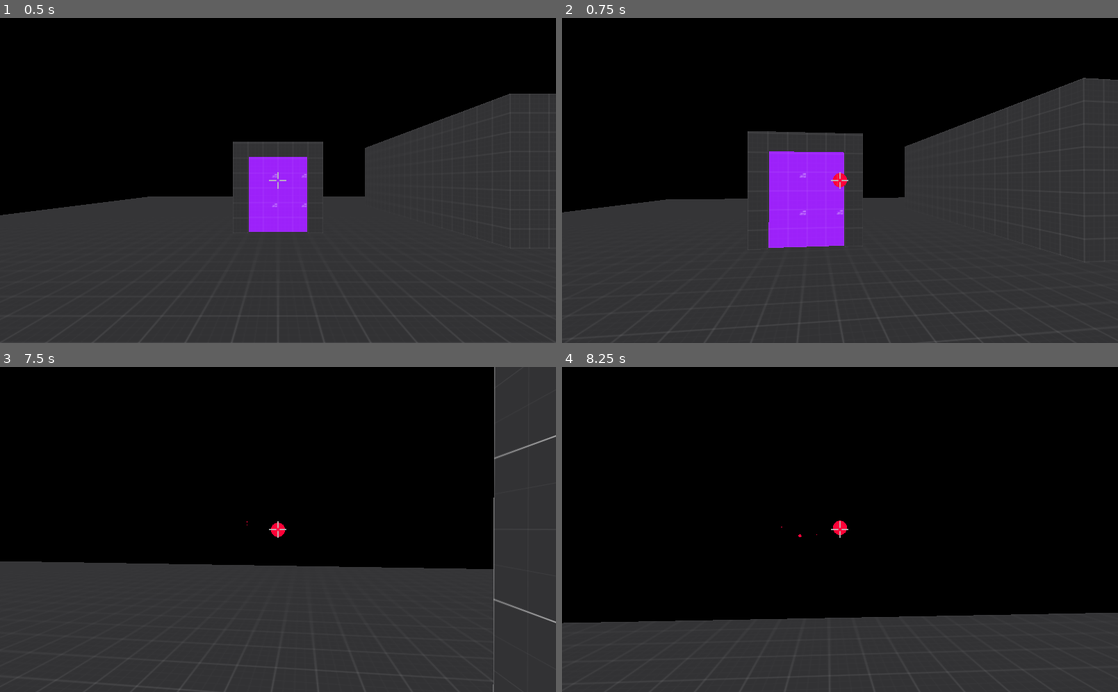
Above: before the commit, frames 1-4 (two rows, left to right).
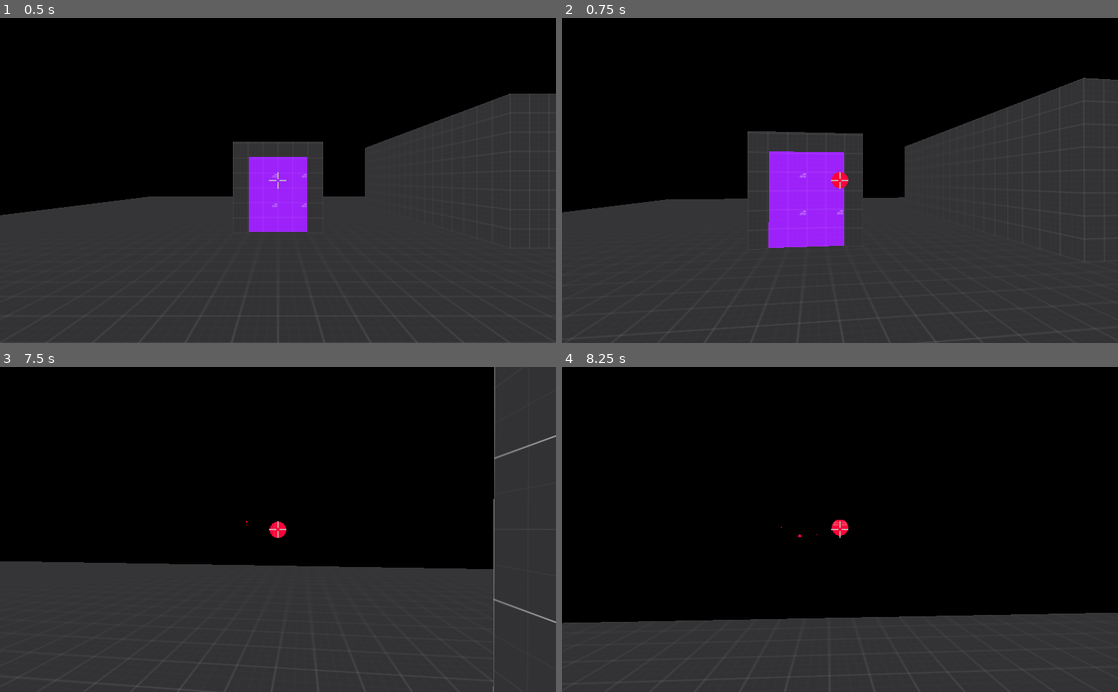
Above: after the commit, the same moments.

Repository: Datoh/RocketGolf
Game: Godot game, scene res://scenes/LevelTest.tscn
Same seed, same stepped clock (60 frames per second), same inputs: the game is played once before the commit and once after it.
Inputs (mouse positions are in pixels of both pictures, inside the frame that each line leads up to):
- Up to frame 1 (0.5 s): no input
- Up to frame 2 (0.75 s): tap Enter at 0.5 s; move the mouse to (867, 180) at 0.52 s; hold Up (ui_up) from 0.53 s (still down); click (867, 180) at 0.6 s
- Up to frame 3 (7.5 s): move the mouse to (250, 529) at 1.27 s; click (250, 529) at 1.35 s; move the mouse to (289, 523) at 2.02 s; click (289, 523) at 2.1 s; move the mouse to (272, 536) at 2.77 s; click (272, 536) at 2.85 s; move the mouse to (316, 532) at 3.52 s; click (316, 532) at 3.6 s; move the mouse to (233, 526) at 4.27 s; click (233, 526) at 4.35 s; move the mouse to (283, 529) at 5.02 s; click (283, 529) at 5.1 s; move the mouse to (255, 523) at 5.77 s; release Up (ui_up) at 5.78 s; hold Right (ui_right) 5.78-6.53 s; click (255, 523) at 5.85 s; move the mouse to (305, 529) at 6.52 s; hold Up (ui_up) from 6.53 s (still down); click (305, 529) at 6.6 s; move the mouse to (250, 529) at 7.27 s; click (250, 529) at 7.35 s
- Up to frame 4 (8.25 s): keep holding Up (ui_up); move the mouse to (851, 523) at 8.02 s; click (851, 523) at 8.1 s

Frame 1 is identical in both runs. In frame 2, less than 0.1% of the frame differs, in the area x 48-52%, y 47-53%; in frame 3, less than 0.1%; in frame 4, less than 0.1%, in the area x 39-52%, y 47-53%.
Error in both runs: Invalid get index 'global_transform' (on base: 'null instance'). (res://scripts/Teleport.gd:8)

Commit message:
[physic] Tune rocket blow impulse

Diff:
--- a/scenes/Ball.tscn
+++ b/scenes/Ball.tscn
@@ -14,6 +14,9 @@
 [node name="Ball" type="RigidBody"]
 collision_layer = 2147483670
 collision_mask = 22
+continuous_cd = true
+contacts_reported = 3
+contact_monitor = true
 script = ExtResource( 2 )
 
 [node name="MeshInstance" type="MeshInstance" parent="."]
--- a/scenes/Rocket.tscn
+++ b/scenes/Rocket.tscn
@@ -31,6 +31,5 @@
 [node name="Timer" type="Timer" parent="."]
 wait_time = 100.0
 one_shot = true
-[connection signal="area_entered" from="." to="." method="_on_Rocket_area_entered"]
 [connection signal="body_entered" from="." to="." method="_on_Rocket_body_entered"]
 [connection signal="timeout" from="Timer" to="." method="_on_Timer_timeout"]
--- a/scripts/Player.gd
+++ b/scripts/Player.gd
@@ -61,5 +61,5 @@
 
 func fire_rocket() -> void:
   var rocket = Rocket.instance()
+  emit_signal("fire_rocket", rocket)
   rocket.launch(rocket_origin.global_transform, rocket_direction.global_transform)
-  emit_signal("fire_rocket", rocket)
--- a/scripts/Rocket.gd
+++ b/scripts/Rocket.gd
@@ -1,19 +1,19 @@
 extends Area
 
 export(float) var speed := 25.0
-export(float) var blow_radius := 5.0
+export(float) var blow_radius := 3.0
 export(float) var blow_force := 20.0
-var velocity := Vector3()
 
+var velocity := Vector3.ZERO
 var colliding_body: Spatial = null
 
 signal rocket_blow(rocket)
+
 
 func launch(origin: Transform, direction: Transform) -> void:
   global_transform = origin
   transform = direction
   velocity = -transform.basis.z * speed
-
 
 func hit(body: Spatial, position: Vector3) -> bool:
   var hit := colliding_body == body
@@ -48,29 +48,28 @@
 
   if hit:
     var impulse_direction = global_transform.origin.direction_to(position)
-    var impulse_force = (blow_radius - distance) / blow_radius * blow_force
-    impulse_direction = impulse_direction.normalized() + Vector3.UP
-    body.apply_central_impulse(impulse_direction.normalized() * impulse_force)
+    var impulse_force = (blow_radius - distance) / blow_radius
+    # far is the explosion, lower is the impulse
+    impulse_force = ease(impulse_force, 2.6) # see https://godotengine.org/qa/59172/how-do-i-properly-use-the-ease-function
+    body.apply_central_impulse(impulse_direction.normalized() * impulse_force * blow_force)
 
   return hit
-
-
-func _process(delta: float) -> void:
-  transform.origin += velocity * delta
 
 
 func _on_Timer_timeout() -> void:
   queue_free()
 
 
+func _physics_process(delta: float) -> void:
+  transform.origin += velocity * delta
+
+
 func _on_Rocket_body_entered(body: Node) -> void:
+  if colliding_body != null: # already collide
+    return
+
   if body.is_in_group("jumper_trigger"):
     body.do_jump()
   colliding_body = body
   emit_signal("rocket_blow", self)
   queue_free()
-
-
-func _on_Rocket_area_entered(_area: Area) -> void:
-  emit_signal("rocket_blow", self)
-  queue_free()
